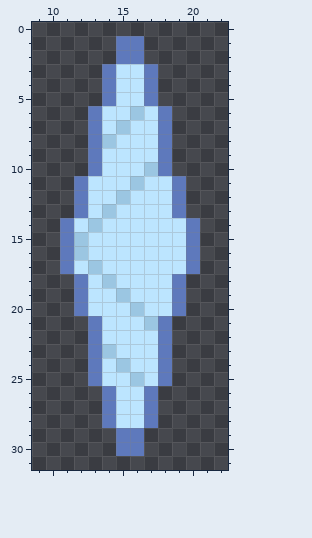
Pixel-art file, stored at Assets/Textures/Enemies/IcicleBees/IceBee.aseprite. Above is the file before it was changed.
32x32 pixels, 1 frame. Colours within 5 levels of each other are drawn and written as one. Shown: x 9..22, y 0..31.
The result:
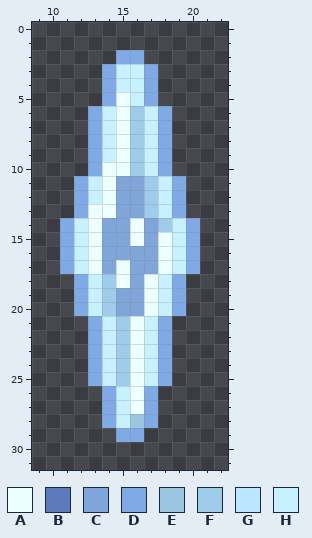
Palette (. is transparent): A #eeffff  B #5e79bc  C #80a5d9  D #7faae6  E #9bc6e2  F #9eccea  G #bce5ff  H #c8f1ff
Edits made:
layer "Color" added
layer "Lines" added
layer "Layer 1" removed
Changed rows in their new state; - is an unchanged pixel.
first column x 11:
 1 ----..----
 2 ----DD----
 3 ---DHHD---
 4 ---DHHD---
 5 ---DAHD---
 6 --DHAFHD--
 7 --DHAFHD--
 8 --DHAFHD--
 9 --DHAFHD--
10 --DAAFHD--
11 -DHACCFHD-
12 -DHACCFHD-
13 -DAACCFHD-
14 DHACCACFHD
15 DHACCACAHD
16 DHACCCCAHD
17 DHACACCAHD
18 -DHFACAHD-
19 -DHFCCAHD-
20 -DHFCCAHD-
21 --DHFAHD--
22 --DHFAHD--
23 --DHFAHD--
24 --DHFAHD--
25 --DHFAHD--
26 ---DHAD---
27 ---DHAD---
28 ---DHED---
29 ----DD----
30 ----..----
